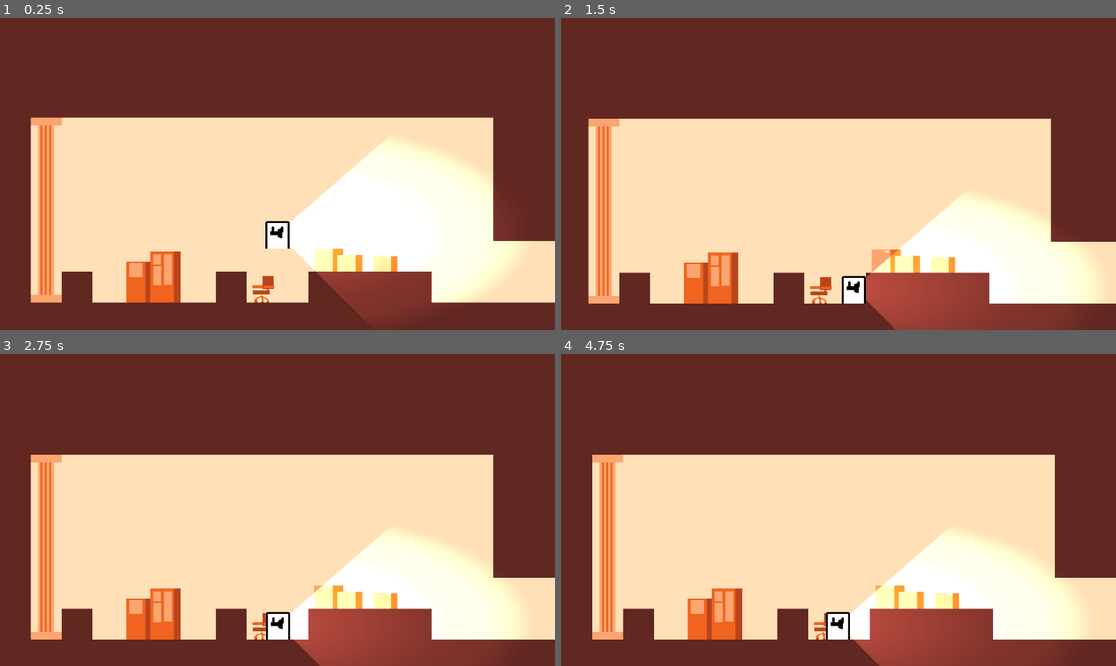
Above: before the commit, frames 1-4 (two rows, left to right).
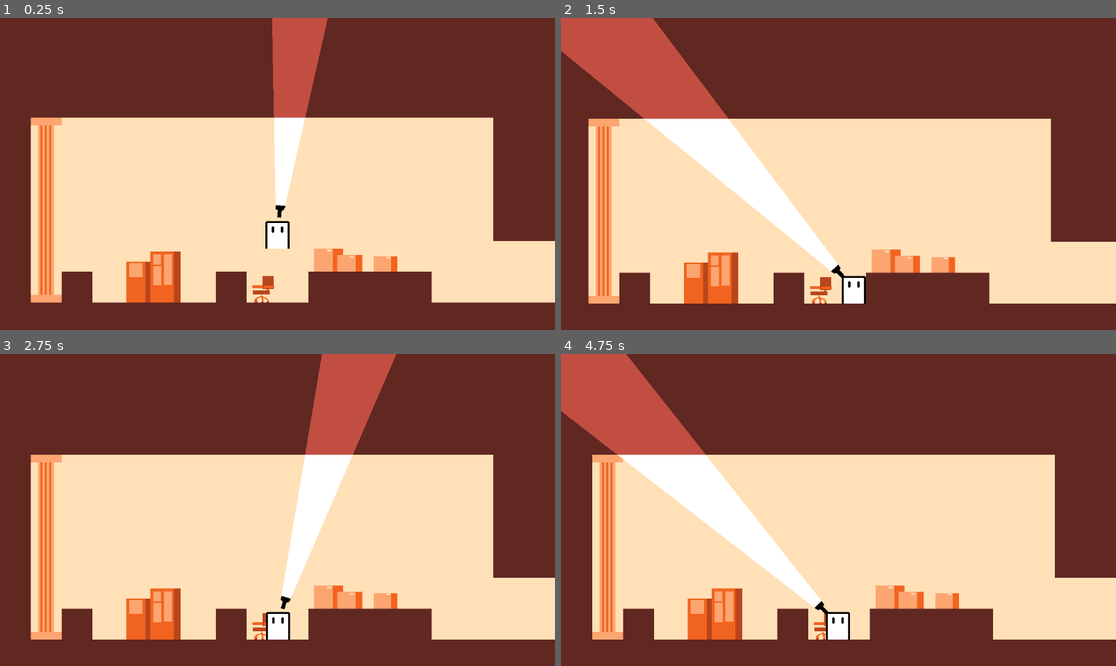
Above: after the commit, the same moments.

Repository: KamaUnik/light-out
Game: Godot game, scene res://scenes/prototypelevel.tscn
Two runs of this game, one before a commit and one after it. Both use one fixed random seed, a clock stepped at 60 frames per second and the inputs below.
Inputs (mouse positions are in pixels of both pictures, inside the frame that each line leads up to):
- Up to frame 1 (0.25 s): no input
- Up to frame 2 (1.5 s): move the mouse to (960, 158) at 0.52 s; tap A (a) at 0.6 s; tap D (d) at 0.8, 1.35 s; move the mouse to (727, 189) at 1.27 s
- Up to frame 3 (2.75 s): tap A (a) at 1.55, 2.1 s; move the mouse to (333, 441) at 2.02 s; tap D (d) at 2.3 s
- Up to frame 4 (4.75 s): move the mouse to (810, 572) at 2.77 s; tap D (d) at 2.85, 3.8 s; tap A (a) at 3.05, 4.35 s; move the mouse to (1005, 556) at 3.52 s; tap Space (space) at 3.6 s; move the mouse to (672, 463) at 4.27 s

The runs differ from the first frame. In frame 1, 19% of the frame differs, in the area x 48-93%, y 0-97%; in frame 2, 23%, in the area x 0-96%, y 0-100%; in frame 3, 19%; in frame 4, 22%.

Commit message:
Flashlight rotation

Diff:
--- a/scenes/flashlight.tscn
+++ b/scenes/flashlight.tscn
@@ -1,21 +1,21 @@
-[gd_scene load_steps=5 format=3 uid="uid://b8lriabaejf1a"]
+[gd_scene load_steps=6 format=3 uid="uid://b8lriabaejf1a"]
 
 [ext_resource type="Texture2D" uid="uid://8hs5iluh6v0a" path="res://asset/sprites/Flashlight.png" id="1_lkaa1"]
 
+[sub_resource type="OccluderPolygon2D" id="OccluderPolygon2D_lkaa1"]
+polygon = PackedVector2Array(0.008205765, 6.9380655, 0.041028824, 9.911522, 4.857813, 150.65514, -0.008205765, 428.17776, -0.012308648, -445.02734, 4.82499, -150.65514, 0.041028824, -9.911522, 0.008205765, -6.9380655)
+
 [sub_resource type="Gradient" id="Gradient_lkaa1"]
-offsets = PackedFloat32Array(0, 0.47416413, 0.5805471, 0.7082067)
-colors = PackedColorArray(1, 1, 1, 1, 0.31034482, 0.31034482, 0.31034482, 1, 0.2781012, 0.2781012, 0.2781012, 1, 0, 0, 0, 1)
+offsets = PackedFloat32Array(1)
+colors = PackedColorArray(1, 1, 1, 1)
 
 [sub_resource type="GradientTexture2D" id="GradientTexture2D_0ywi5"]
 gradient = SubResource("Gradient_lkaa1")
-width = 104
-fill = 1
-fill_from = Vector2(0.5, 0.5)
-fill_to = Vector2(1, 1)
-metadata/_snap_enabled = true
+width = 1152
+height = 300
 
-[sub_resource type="OccluderPolygon2D" id="OccluderPolygon2D_lkaa1"]
-polygon = PackedVector2Array(0, 0, 0.061543237, 12.884979, -0.020514412, 9.911522, -0.020514412, -9.911522, 0.057440355, -13.876131)
+[sub_resource type="RectangleShape2D" id="RectangleShape2D_lkaa1"]
+size = Vector2(1152, 300)
 
 [node name="Flashlight" type="Node2D"]
 
@@ -30,13 +30,18 @@
 [node name="RayCast2D2" type="RayCast2D" parent="RayGroup"]
 target_position = Vector2(305, -232)
 
-[node name="PointLight2D" type="PointLight2D" parent="."]
-scale = Vector2(2.3600006, 1.6799994)
-shadow_enabled = true
-texture = SubResource("GradientTexture2D_0ywi5")
-texture_scale = 4.38
-height = 731.0
-
 [node name="LightOccluder2D" type="LightOccluder2D" parent="."]
 scale = Vector2(243.7311, -1.0089267)
 occluder = SubResource("OccluderPolygon2D_lkaa1")
+
+[node name="PointLight2D" type="PointLight2D" parent="."]
+position = Vector2(5, -1)
+shadow_enabled = true
+texture = SubResource("GradientTexture2D_0ywi5")
+offset = Vector2(575, 0)
+
+[node name="Area2D" type="Area2D" parent="."]
+
+[node name="CollisionShape2D" type="CollisionShape2D" parent="Area2D"]
+position = Vector2(578, 1)
+shape = SubResource("RectangleShape2D_lkaa1")
--- a/scenes/player.tscn
+++ b/scenes/player.tscn
@@ -1,7 +1,8 @@
-[gd_scene load_steps=11 format=3 uid="uid://bvpthgtsv2mvk"]
+[gd_scene load_steps=12 format=3 uid="uid://bvpthgtsv2mvk"]
 
 [ext_resource type="Script" uid="uid://cp6l5qbbnhwyg" path="res://script/player.gd" id="1_g2els"]
 [ext_resource type="Texture2D" uid="uid://cgotsdcv1ngsf" path="res://asset/sprites/CharacterTemp-Sheet.png" id="2_g2els"]
+[ext_resource type="Script" uid="uid://b7irfyrejshp7" path="res://script/rot_f.gd" id="3_dqkch"]
 [ext_resource type="PackedScene" uid="uid://b8lriabaejf1a" path="res://scenes/flashlight.tscn" id="3_qhqgy"]
 
 [sub_resource type="AtlasTexture" id="AtlasTexture_qhqgy"]
@@ -60,11 +61,16 @@
 shape = SubResource("RectangleShape2D_g2els")
 
 [node name="Camera2D" type="Camera2D" parent="."]
+scale = Vector2(6.212964, -5.4315324)
 limit_smoothed = true
 position_smoothing_enabled = true
 position_smoothing_speed = 7.0
 
-[node name="Flashlight" parent="." instance=ExtResource("3_qhqgy")]
+[node name="RotF" type="Node2D" parent="."]
+script = ExtResource("3_dqkch")
+
+[node name="Flashlight" parent="RotF" instance=ExtResource("3_qhqgy")]
+position = Vector2(48, 0)
 
 [node name="RoomDetector" type="Area2D" parent="."]
 collision_layer = 2
--- /dev/null
+++ b/script/rot_f.gd
@@ -0,0 +1,11 @@
+extends Node2D
+
+
+# Called when the node enters the scene tree for the first time.
+#func _ready() -> void:
+	#pass # Replace with function body.
+
+
+# Called every frame. 'delta' is the elapsed time since the previous frame.
+func _process(delta: float) -> void:
+	rotation = lerp_angle(rotation,(get_global_mouse_position() - global_position).angle(),10*delta)
Not shown, added: script/rot_f.gd.uid
